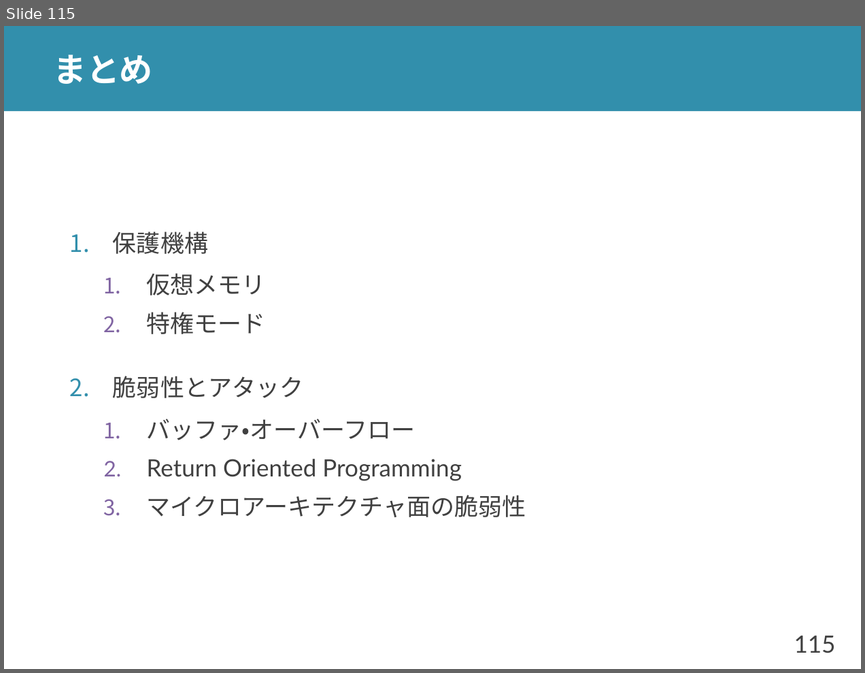
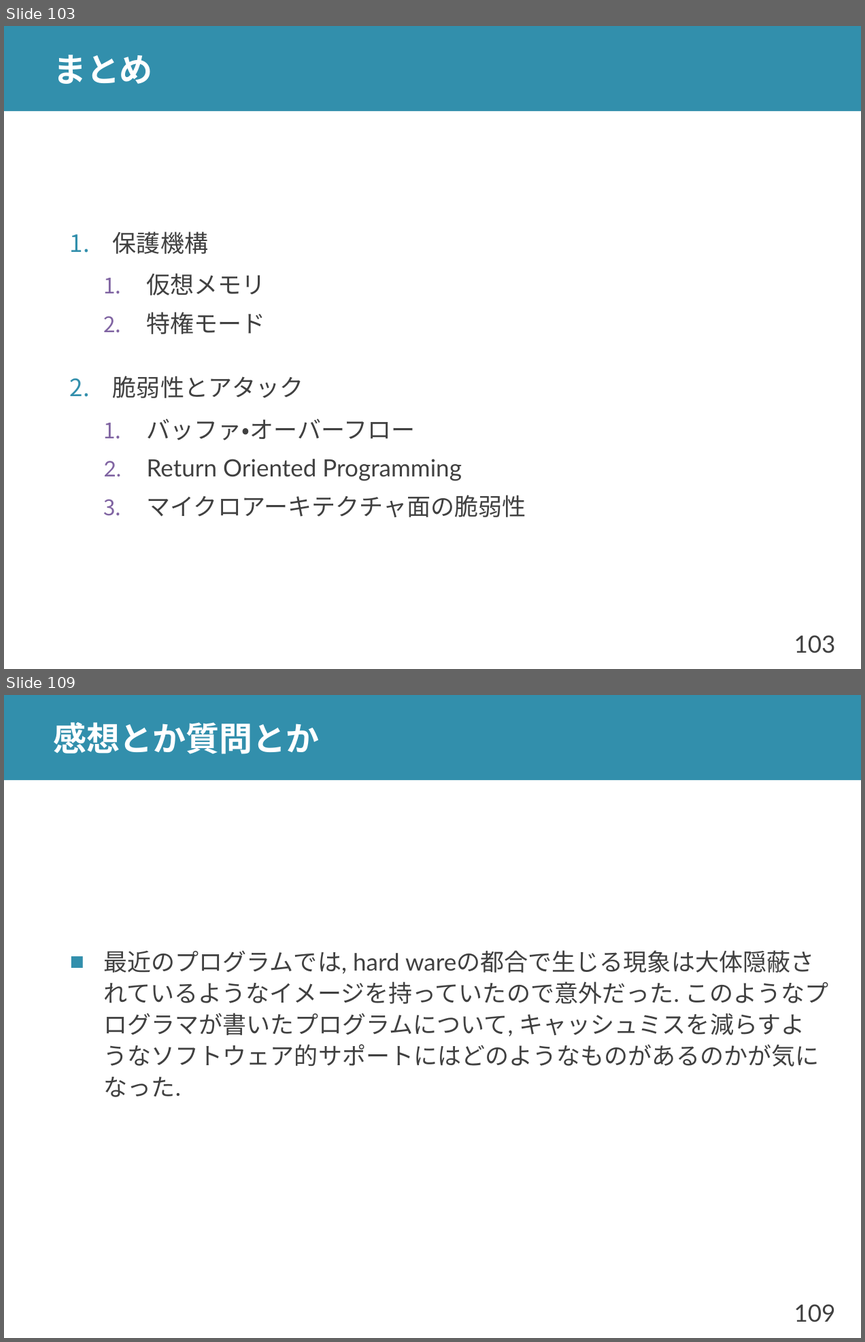
Before and after one commit to shioyadan/advanced-computer-organization, a slide deck: aco-shioya-13.pptx. Shown one above the other, each under a label of ours: slide 115 before the commit, slides 103 and 109 after it; the slides between them are not shown. The pictures are 865x673 and 865x1342 pixels, drawn with LibreOffice and Linux fonts; fonts in the diff are those of the drawing. Boxes give left, top, right and bottom in pixels: in the first picture for what was removed or moved away, otherwise in the second. Text is boxed around its words. In the diff, an @@ line names an element or a change of style, - is before the commit and + after.

```diff
--- a/aco-shioya-13.pptx
+++ b/aco-shioya-13.pptx
@@ slide 109 added at <box>4,695,861,1338</box>, background #FFFFFF; not listed: 2 template elements that a slide beside it also shows @@
@@ title added at <box>53,722,319,754</box>, 28 pt, text #FFFFFF, bold @@
+感想とか質問とか
@@ text added at <box>104,950,828,1097</box>, 20 pt, text #404040 @@
+■ 最近のプログラムでは, hard wareの都合で生じる現象は大体隠蔽されているようなイメージを持っていたので意外だった. このようなプログラマが書いたプログラムについて, キャッシュミスを減らすようなソフトウェア的サポートにはどのようなものがあるのかが気になった.
@@ what was slide 115 is now slide 103 @@
@@ page number at <box>794,635,836,653</box>: text changed @@
-115
+103
```
Also in this commit, not shown: 8 slides changed, 7 other slides added, 14 slides removed, 1 other file.
